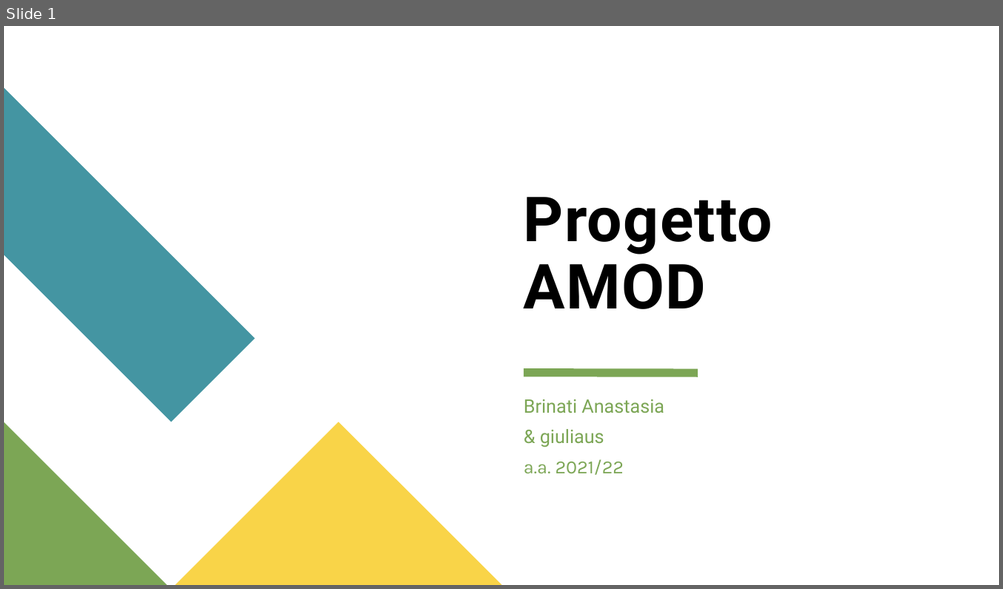
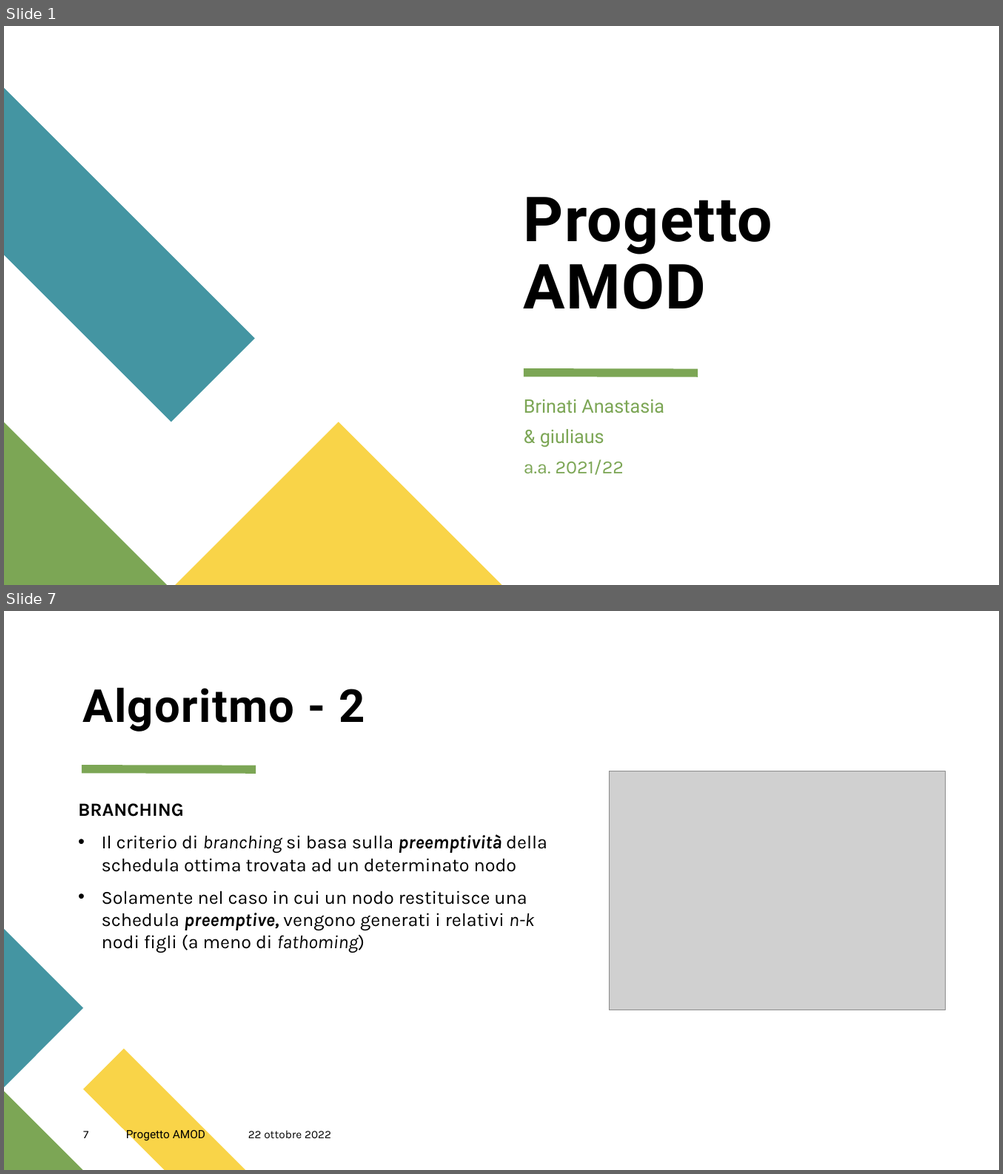
Before and after one commit to GiulioAppetito/Progetto-AMOD-21-22, a slide deck: Presentazione Progetto AMOD.pptx. Shown one above the other, each under a label of ours: slide 1 before the commit, slides 1 and 7 after it; the slides between them are not shown. The pictures are 1003x589 and 1003x1174 pixels, drawn with LibreOffice and Linux fonts; fonts in the diff are those of the drawing; grey boxes stand for pictures. Boxes give left, top, right and bottom in pixels: in the first picture for what was removed or moved away, otherwise in the second. Text is boxed around its words. In the diff, an @@ line names an element or a change of style, - is before the commit and + after.

```diff
--- a/Presentazione Progetto AMOD.pptx
+++ b/Presentazione Progetto AMOD.pptx
@@ slide 7 added at bbox=[4, 611, 999, 1170], background #FFFFFF @@
@@ title added at bbox=[82, 687, 365, 732], 44 pt, text #000000, bold @@
+Algoritmo - 2
@@ line added from (82, 769) to (256, 769), #7CA655 8 pt @@
@@ picture added at bbox=[609, 772, 945, 1010] @@
@@ text added at bbox=[78, 803, 547, 954], 18 pt, text #000000 @@
+BRANCHING
+• Il criterio di branching si basa sulla preemptività della schedula ottima trovata ad un determinato nodo
+• Solamente nel caso in cui un nodo restituisce una schedula preemptive, vengono generati i relativi n-k nodi figli (a meno di fathoming)
@@ freeform shape added at bbox=[4, 930, 83, 1088], fill #4495A2 @@
@@ freeform shape added at bbox=[83, 1049, 245, 1170], fill #F9D448 @@
@@ freeform shape added at bbox=[4, 1091, 83, 1170], fill #7CA655 @@
@@ page number added at bbox=[83, 1131, 88, 1139], 11 pt, text #000000 @@
+7
@@ text added at bbox=[126, 1128, 205, 1142], 11 pt, text #000000 @@
+Progetto AMOD
@@ text added at bbox=[248, 1130, 331, 1139], 11 pt, text #000000 @@
+22 ottobre 2022
```
Also in this commit, not shown: 11 slides changed, 4 other slides added, 2 slides removed, 1 other file.
